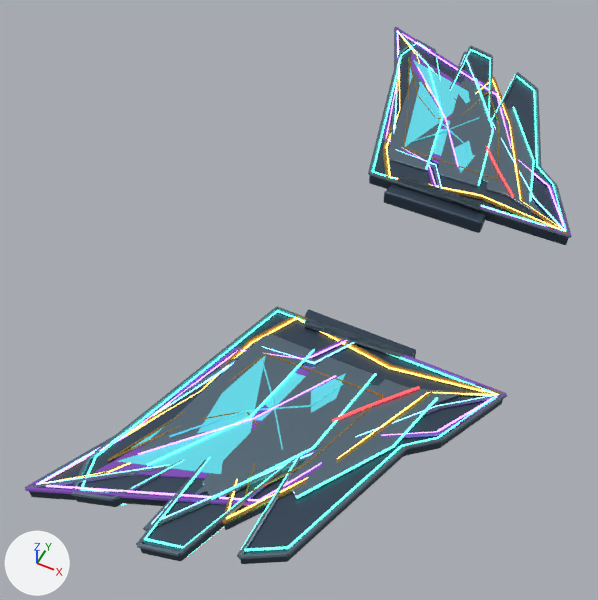
What one commit did to the glTF model art/blender/fittings/glacier/wings.glb.
Before and after are seen from a 50 mm lens placed at (10.5, -49.0, 50.7), pointed at (-11.0, -6.1, -3.0). Lighting does not change. The marker at lower left points along +X, +Y and +Z. The picture after the commit comes second. Where no turn or scale is listed for an object, it has been applied to the vertices.

The first picture shows 'w_phantom Champagne gold edging', 'w_phantom Cyan energy laminate', 'w_phantom Fitting gunmetal', 'w_phantom w_phantom emitter', 'w_prism Cyan energy laminate', 'w_prism Fitting gunmetal', 'w_prism Violet prismatic glass', 'w_prism w_prism emitter', 'w_razor Brushed fitting edges', 'w_vane Brushed fitting edges', 'w_vane Fitting gunmetal', 'w_vane w_vane emitter' and 5 more.
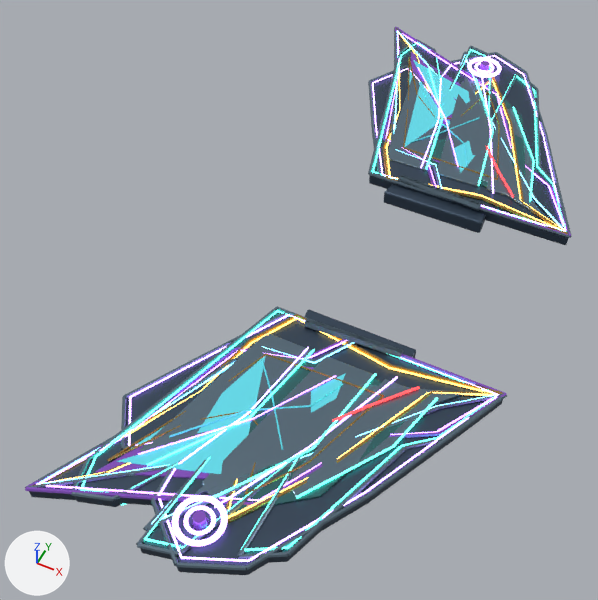
Location of each change, [x1, y1, x2, y2] in pixels of the pictures (598 x 600 px):
```json
{"object": "w_graviton Fitting gunmetal", "change": "added", "after": [126, 56, 555, 575]}
{"object": "w_graviton w_graviton emitter", "change": "added", "after": [128, 55, 566, 562]}
{"object": "w_graviton Brushed fitting edges", "change": "added", "after": [121, 52, 572, 570]}
{"object": "w_graviton Phantom blue-black enamel", "change": "added", "after": [225, 84, 525, 513]}
{"object": "w_graviton Violet prismatic glass", "change": "added", "after": [192, 61, 489, 530]}
```

The change, as JSON lines over the scene's bpy script:
```json
{"op": "add", "block": "mat_w_graviton_emitter", "code": ["mat_w_graviton_emitter = principled_material('w_graviton emitter')", "mat_w_graviton_emitter.base_color = (0.62, 0.36, 1.0)  # purple #cea2ff", "mat_w_graviton_emitter.metallic = 0.1", "mat_w_graviton_emitter.roughness = 0.28", "mat_w_graviton_emitter.emission_color = (0.62, 0.36, 1.0)  # purple #cea2ff", "mat_w_graviton_emitter.emission_strength = 2.8"]}
{"op": "add", "block": "me_graviton_flux_line", "code": ["me_graviton_flux_line = bpy.data.meshes.new('Graviton flux line')", "me_graviton_flux_line.from_pydata(...)  # 1162 vertices, 2204 faces; spans x -12.2..12.2, y -32.1..32.1, z -1.6..1.6", "me_graviton_flux_line.materials.append(mat_w_graviton_emitter)  # purple #cea2ff, glowing purple #cea2ff"]}
{"op": "add", "block": "me_gravity_lens_core", "code": ["me_gravity_lens_core = bpy.data.meshes.new('Gravity lens core')", "me_gravity_lens_core.from_pydata(...)  # 40 vertices, 72 faces; spans x -0.6..0.6, y -29.9..29.9, z -0.4..0.4", "me_gravity_lens_core.materials.append(mat_violet_prismatic_glass)  # purple #8452bc"]}
{"op": "add", "block": "me_graviton_blade_inlay", "code": ["me_graviton_blade_inlay = bpy.data.meshes.new('Graviton blade inlay')", "me_graviton_blade_inlay.from_pydata(...)  # 140 vertices, 272 faces; spans x -6.3..6.3, y -27.9..27.9, z -0.7..0.7", "me_graviton_blade_inlay.materials.append(mat_phantom_blue_black_enamel)  # dark cyan #3e7376"]}
{"op": "add", "block": "me_card_profile_wing_spar_008", "code": ["me_card_profile_wing_spar_008 = bpy.data.meshes.new('Card-profile wing spar.008')", "me_card_profile_wing_spar_008.from_pydata(...)  # 400 vertices, 784 faces; spans x -12.5..12.5, y -32.5..32.5, z -1.7..1.7", "me_card_profile_wing_spar_008.materials.append(mat_fitting_gunmetal)  # dark blue #415164"]}
{"op": "add", "block": "me_bevelled_perimeter_092", "code": ["me_bevelled_perimeter_092 = bpy.data.meshes.new('Bevelled perimeter.092')", "me_bevelled_perimeter_092.from_pydata(...)  # 282 vertices, 480 faces; spans x -12.7..12.7, y -32.7..32.7, z -1.0..1.0", "me_bevelled_perimeter_092.materials.append(mat_brushed_fitting_edges)  # greyish blue #6c8190"]}
{"op": "add", "block": "ob_w_graviton_w_graviton_emitter", "code": ["ob_w_graviton_w_graviton_emitter = bpy.data.objects.new('w_graviton w_graviton emitter', me_graviton_flux_line)", "ob_w_graviton_w_graviton_emitter.location = (-4.51, 0.0, -0.36)"]}
{"op": "add", "block": "ob_w_graviton_violet_prismatic_glass", "code": ["ob_w_graviton_violet_prismatic_glass = bpy.data.objects.new('w_graviton Violet prismatic glass', me_gravity_lens_core)", "ob_w_graviton_violet_prismatic_glass.location = (-6.57, 0.0, 1.16)"]}
{"op": "add", "block": "ob_w_graviton_phantom_blue_black_enamel", "code": ["ob_w_graviton_phantom_blue_black_enamel = bpy.data.objects.new('w_graviton Phantom blue-black enamel', me_graviton_blade_inlay)", "ob_w_graviton_phantom_blue_black_enamel.location = (-2.91, 0.0, -0.13)"]}
{"op": "add", "block": "ob_w_graviton_fitting_gunmetal", "code": ["ob_w_graviton_fitting_gunmetal = bpy.data.objects.new('w_graviton Fitting gunmetal', me_card_profile_wing_spar_008)", "ob_w_graviton_fitting_gunmetal.location = (-4.49, 0.0, -0.77)"]}
{"op": "add", "block": "ob_w_graviton_brushed_fitting_edges", "code": ["ob_w_graviton_brushed_fitting_edges = bpy.data.objects.new('w_graviton Brushed fitting edges', me_bevelled_perimeter_092)", "ob_w_graviton_brushed_fitting_edges.location = (-4.47, 0.0, 0.17)"]}
```
